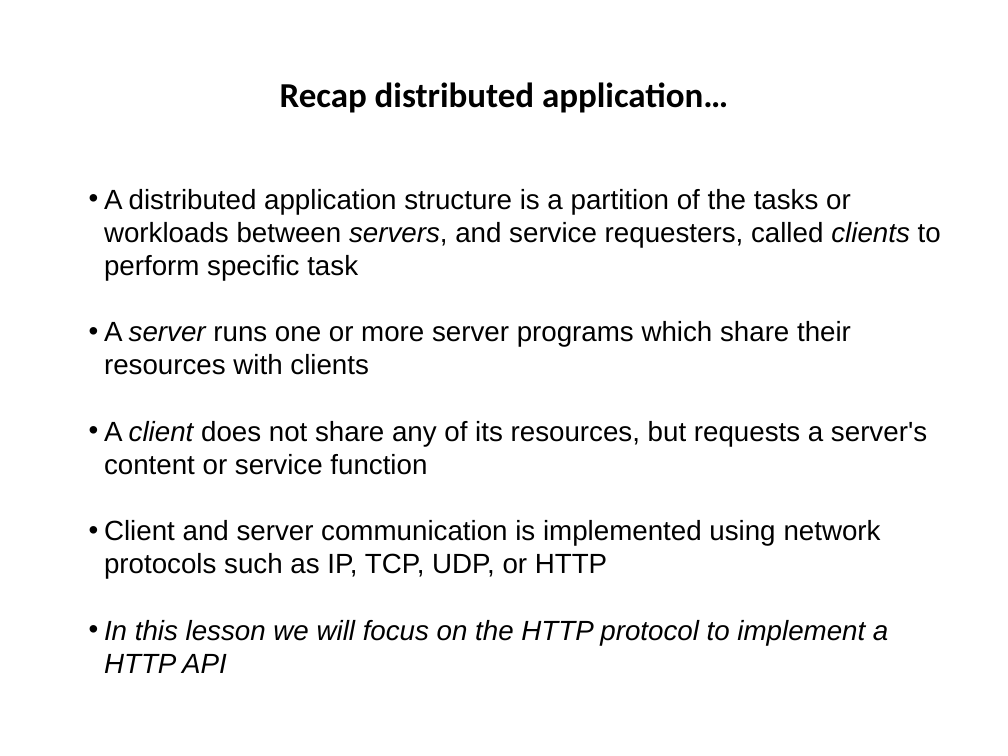
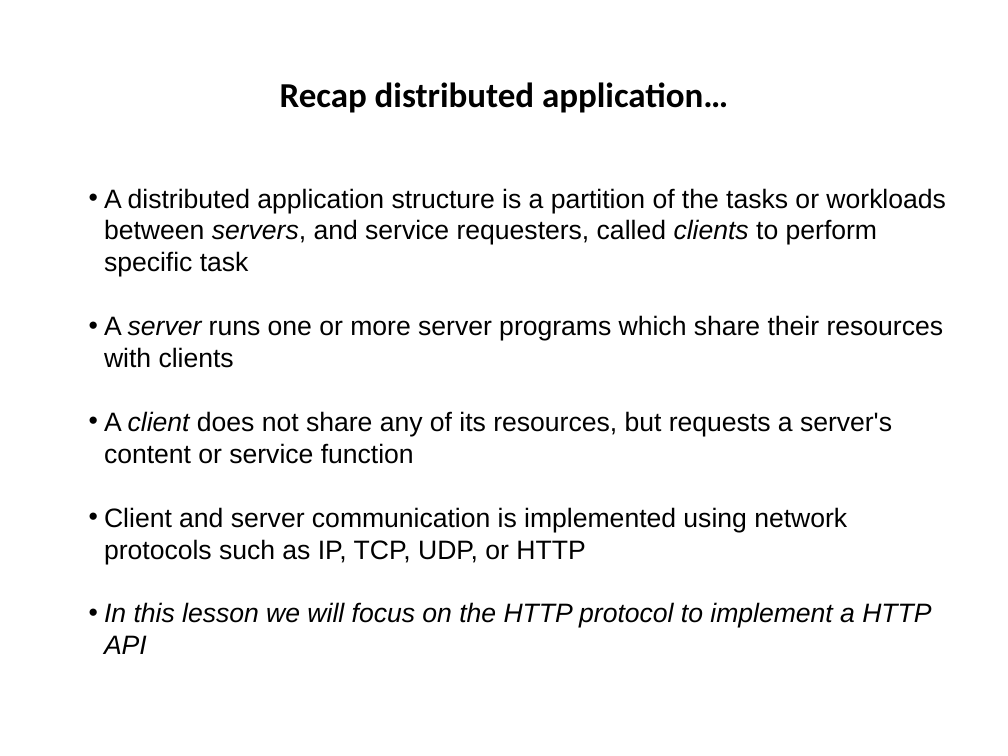
Before and after one commit to hogeschool/Development-5, a slide deck: slide 3 of Lectures/Lecture3/lesson 3.pptx. Drawn at 1008x756 pixels with LibreOffice and Linux fonts; fonts in the diff are those of the drawing. Boxes give left, top, right and bottom in pixels: in the first picture for what was removed or moved away, otherwise in the second. Text is boxed around its words. In the diff, an @@ line names an element or a change of style, - is before the commit and + after.

```diff
--- a/Lectures/Lecture3/lesson 3.pptx
+++ b/Lectures/Lecture3/lesson 3.pptx
@@ text "A distributed application structure is ..." at bbox=[104, 188, 945, 654]: size 19.8 to 19 pt @@
```
Also in this commit, not shown: 5 other slides changed.
